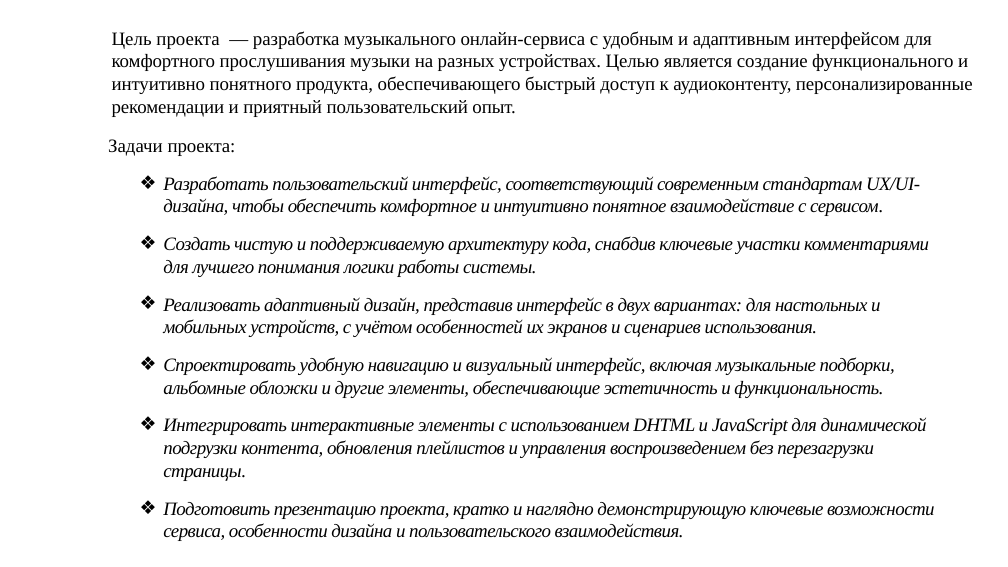
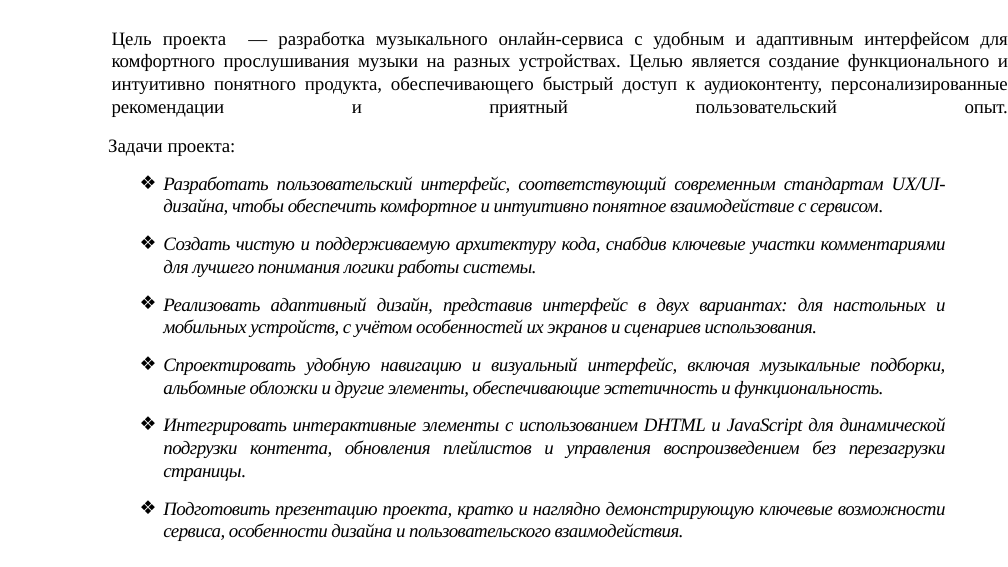
Before and after one commit to ainurmukasheva/MusicStream, a slide deck: slide 3 of презентация.pptx. Drawn at 1008x567 pixels with LibreOffice and Linux fonts; fonts in the diff are those of the drawing. Boxes give left, top, right and bottom in pixels: in the first picture for what was removed or moved away, otherwise in the second. Text is boxed around its words. In the diff, an @@ line names an element or a change of style, - is before the commit and + after.

```diff
--- a/презентация.pptx
+++ b/презентация.pptx
@@ title "Цель проекта — разработка музыкального ..." at (112, 31, 1008, 117): alignment left to justified @@
@@ text "Задачи проекта:" at (108, 139, 946, 541): alignment left to justified @@
```
Also in this commit, not shown: 5 other slides changed.
